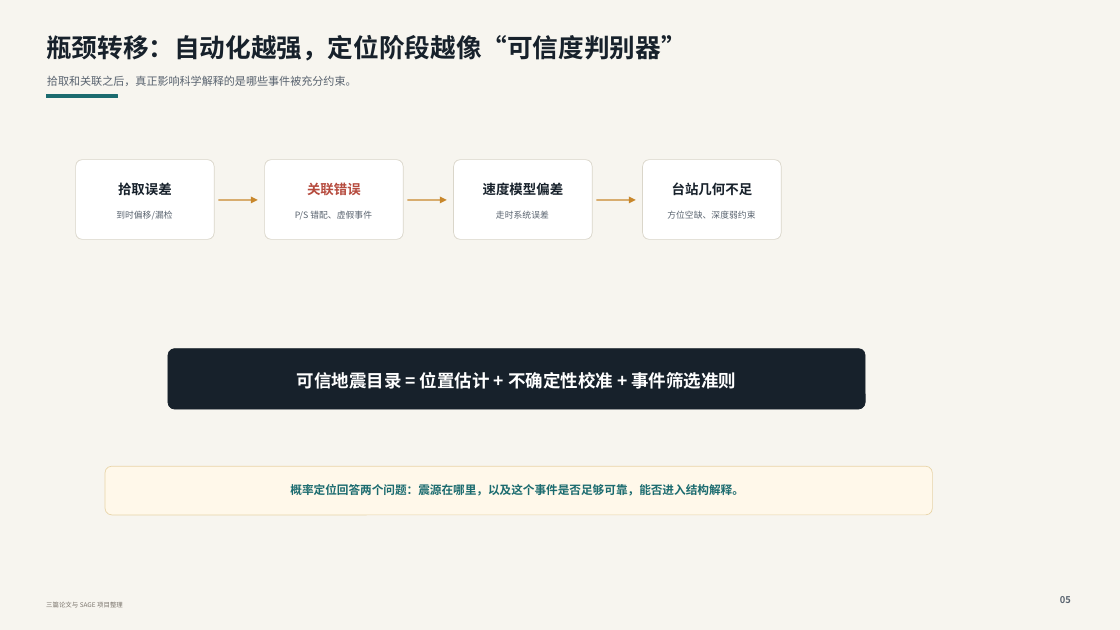
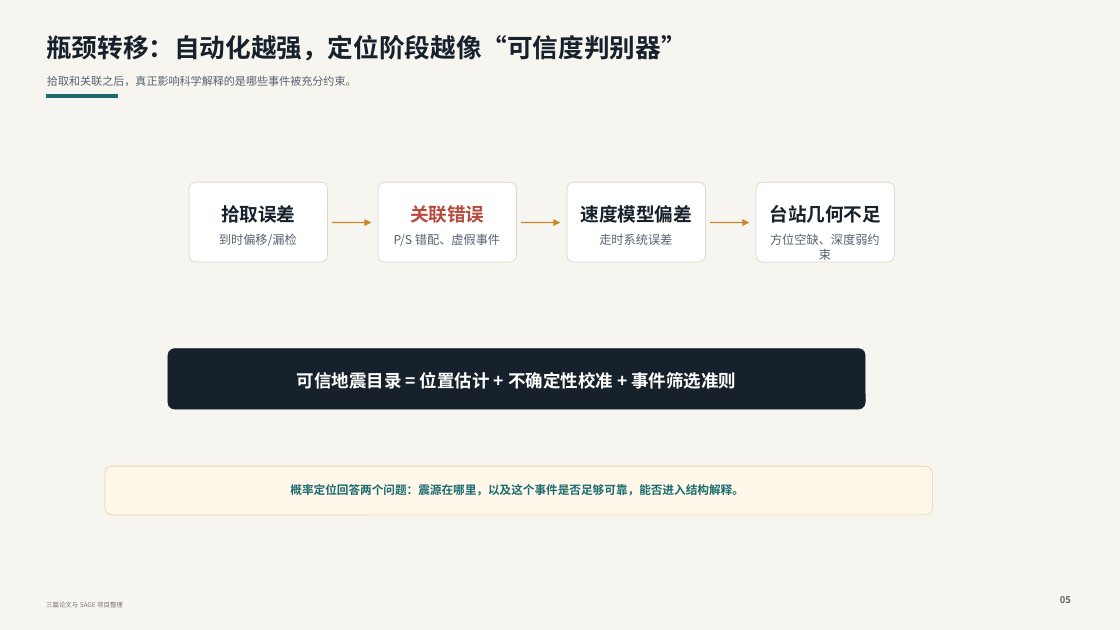
Before and after one commit to cangyeone/sage, a slide deck: slide 6 of deliverables/从自动编目到可信地震目录.pptx (slide 5 before the commit). Drawn at 1120x630 pixels with LibreOffice and Linux fonts; fonts in the diff are those of the drawing. Boxes give left, top, right and bottom in pixels: in the first picture for what was removed or moved away, otherwise in the second. Text is boxed around its words. In the diff, an @@ line names an element or a change of style, - is before the commit and + after.

```diff
--- a/deliverables/从自动编目到可信地震目录.pptx
+++ b/deliverables/从自动编目到可信地震目录.pptx
@@ 4 texts, 4 rounded rectangles moved together from (x1=76, y1=160, x2=781, y2=239) to (x1=189, y1=182, x2=895, y2=262) @@
@@ size 11.5 to 16 pt in 4 elements at (x1=221, y1=205, x2=295, y2=223), (x1=410, y1=205, x2=484, y2=223), (x1=580, y1=205, x2=692, y2=223), (x1=769, y1=205, x2=881, y2=223) @@
@@ size 7.5 to 10.5 pt in 4 elements at (x1=394, y1=234, x2=500, y2=246), (x1=599, y1=234, x2=672, y2=245), (x1=770, y1=234, x2=880, y2=260), (x1=219, y1=234, x2=297, y2=246) @@
@@ 4 texts, 3 arrows moved together from (x1=116, y1=200, x2=755, y2=219) to (x1=219, y1=223, x2=880, y2=260) @@
```
Also in this commit, not shown: 12 other slides changed, 5 slides added, 16 other files.
